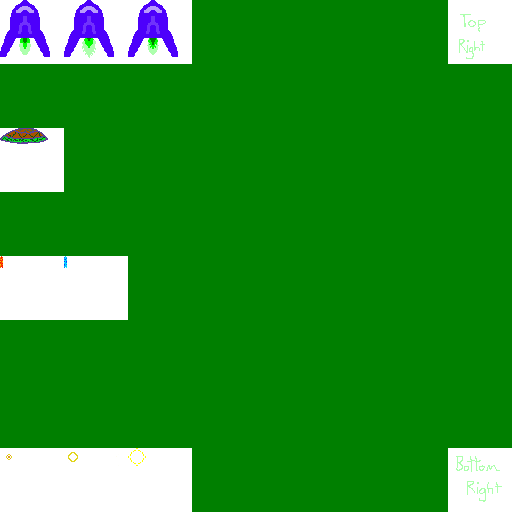
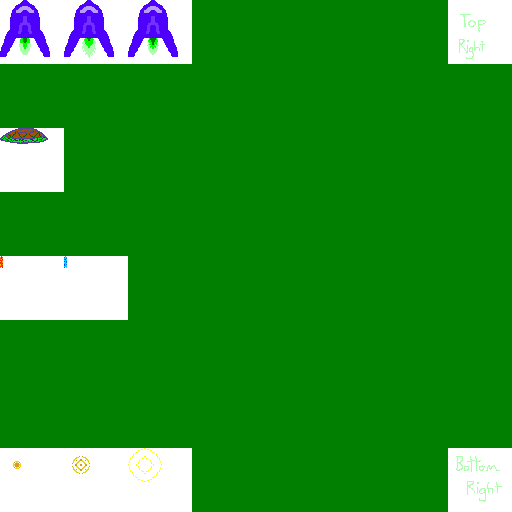
The second w=512, h=512 image is a revision of the first. Changes to its layers:
painted on "Background" over <box>6,448,162,482</box>
